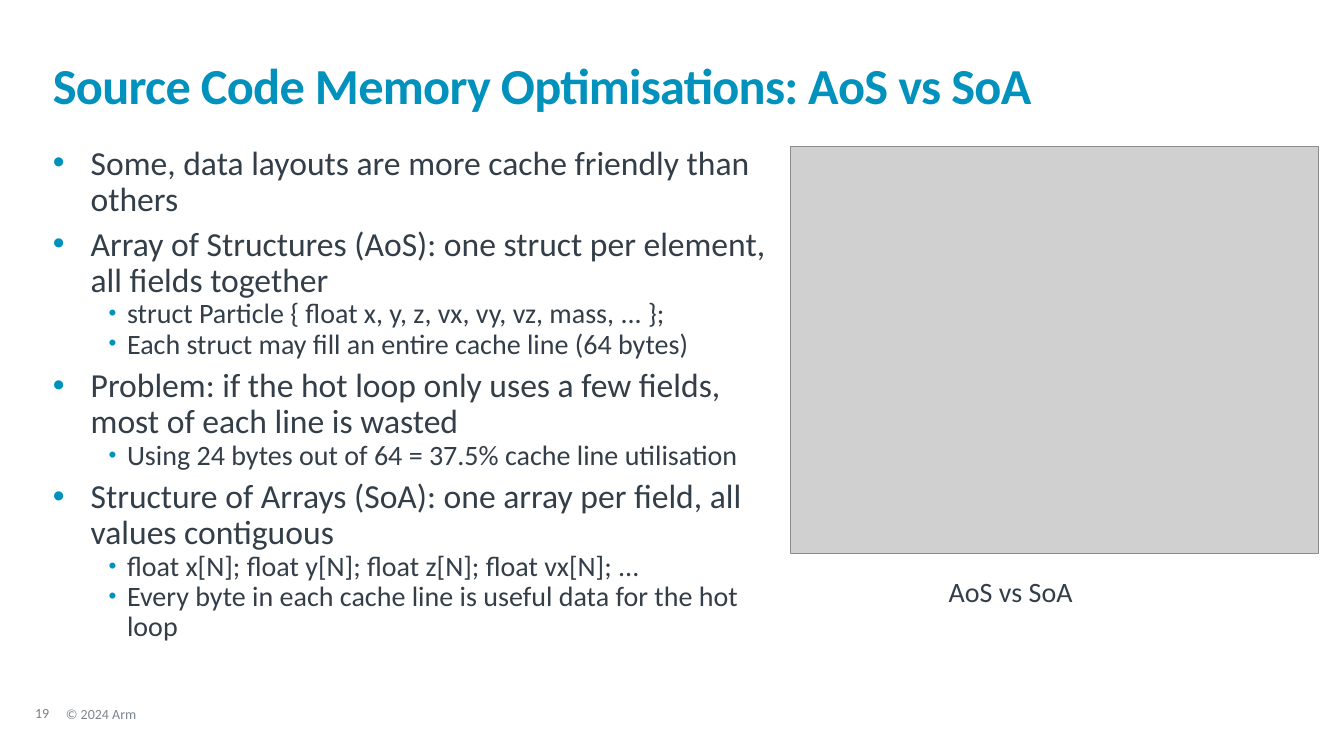
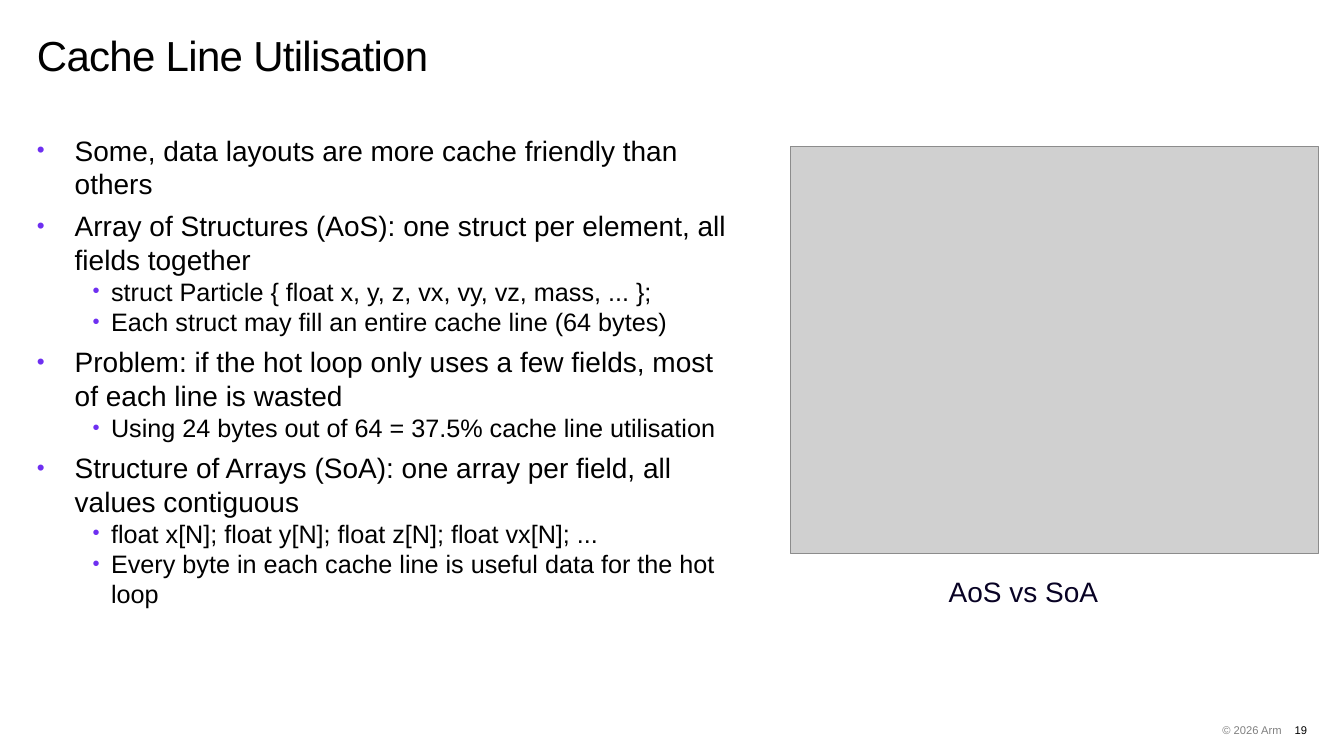
Before and after one commit to OliverGrainge/Arm-Total-Performance, a slide deck: slide 19 of slides.pptx. Drawn at 1344x756 pixels with LibreOffice and Linux fonts; fonts in the diff are those of the drawing; grey boxes stand for pictures; background and template pictures are left out. Boxes give left, top, right and bottom in pixels: in the first picture for what was removed or moved away, otherwise in the second. Text is boxed around its words. In the diff, an @@ line names an element or a change of style, - is before the commit and + after.

Commit message:
Updating slides with new 2026 format

```diff
--- a/slides.pptx
+++ b/slides.pptx
@@ title at <box>37,40,428,72</box>: text changed; size 36 to 30 pt; font Calibri to Arial; text colour #0091BD to #000000; bold off @@
-Source Code Memory Optimisations: AoS vs SoA
+Cache Line Utilisation
@@ title "Cache Line Utilisation" at <box>37,40,428,72</box>: vertical alignment middle to top @@
@@ text "Some, data layouts are more ...": place and size @@
-text "Some, data layouts are more ..." at <box>91,151,766,641</box>
+text "Some, data layouts are more ..." at <box>75,140,726,609</box>
@@ text "Some, data layouts are more ..." at <box>75,140,726,609</box>: size 24 to 20 pt in "Some, data layouts are more cache friendly ...", "Array of Structures (AoS): one struct per ...", "Problem: if the hot loop only uses ...", "Structure of Arrays (SoA): one array per ..."; font Calibri to Arial, text colour #333E48 to #000000; size 20 to 18 pt in "struct Particle { float x, y, z, ...", "Each struct may fill an entire cache ...", "Using 24 bytes out of 64 = ...", "float x[N]; float y[N]; float z[N]; float ..." and 1 more places; line spacing 0.9 to 1; bullet colour #0091BD to #6E2FF1 @@
@@ text "AoS vs SoA" at <box>949,582,1098,603</box>: font Calibri to Arial, text colour #333E48 to #080224 @@
@@ text removed at <box>81,710,136,719</box> @@
-© 2024 Arm
@@ text added at <box>1234,726,1282,734</box>, 8 pt, text #000000 at 50% opacity @@
+© 2026 Arm
@@ page number: place and size @@
-page number at <box>35,709,49,718</box>
+page number at <box>1295,726,1307,734</box>
@@ page number at <box>1295,726,1307,734</box>: size 10 to 8 pt, font Calibri to Arial, text colour #7F7F7F to #000000; alignment left to right @@
```
Also in this commit, not shown: 24 other slides changed, 73 slides added.
